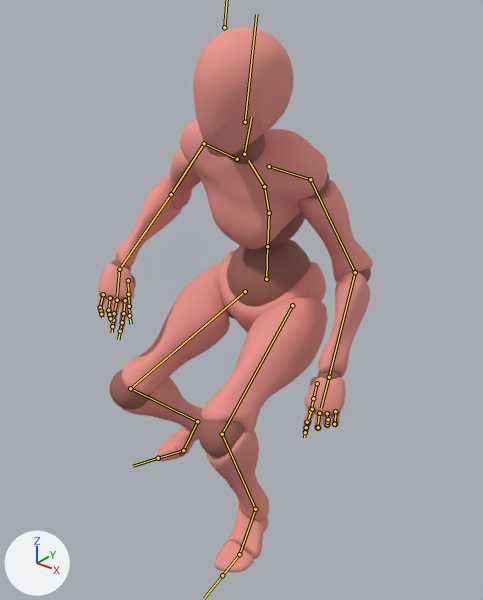
Two versions of the FBX model VR_Horror/Assets/Animations/X Bot@Getting Up.fbx, one commit apart.
Camera for both pictures: a 50 mm lens placed at (1.093, -1.402, 1.562), pointed at (0.1, -0.161, 0.793). Arrows for +X, +Y and +Z are at lower left; the lights stay in place. Both versions are drawn at frame 55 of the action 'mixamo.com'; the numbers are the values there. The bones that bend it are drawn over the model as lines.

In view in the first picture: 'Beta_Joints', 'Beta_Surface'.
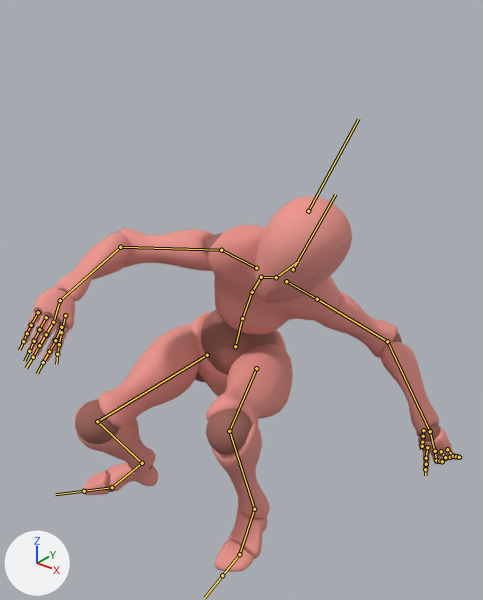
What differs and where, as boxes [x1, y1, x2, y2] in the pictures (483 x 600 px):
'Beta_Surface', posed (59% wider, 31% shorter)
    before: [97, 27, 373, 572]
    after: [22, 196, 461, 572]
'Beta_Joints', posed (59% wider, 24% shorter)
    before: [97, 134, 371, 548]
    after: [24, 232, 459, 547]
bone 'mixamorig:Hips', root to tip
    before: (266, 279) to (267, 245)
    after: (235, 346) to (242, 317)
bone 'mixamorig:Spine', root to tip
    before: (267, 246) to (269, 213)
    after: (242, 318) to (252, 292)
bone 'mixamorig:Spine1', root to tip
    before: (269, 213) to (264, 186)
    after: (252, 292) to (261, 277)
bone 'mixamorig:Spine2', root to tip
    before: (264, 186) to (248, 160)
    after: (261, 277) to (273, 277)
bone 'mixamorig:Neck', root to tip
    before: (244, 154) to (251, 117)
    after: (276, 277) to (298, 261)
bone 'mixamorig:Head', root to tip
    before: (245, 122) to (256, 14)
    after: (293, 269) to (335, 194)
bone 'mixamorig:RightShoulder', root to tip
    before: (237, 159) to (204, 143)
    after: (256, 268) to (221, 250)
bone 'mixamorig:RightArm', root to tip
    before: (204, 143) to (171, 194)
    after: (221, 250) to (120, 247)
bone 'mixamorig:RightForeArm', root to tip
    before: (171, 194) to (119, 269)
    after: (120, 247) to (60, 300)
bone 'mixamorig:RightHand', root to tip
    before: (119, 269) to (117, 296)
    after: (60, 300) to (54, 319)
bone 'mixamorig:RightHandThumb1', root to tip
    before: (128, 280) to (128, 294)
    after: (65, 315) to (61, 332)
bone 'mixamorig:RightHandThumb2', root to tip
    before: (128, 294) to (129, 306)
    after: (61, 332) to (59, 344)
bone 'mixamorig:RightHandRing2', root to tip
    before: (108, 310) to (109, 314)
    after: (39, 329) to (34, 341)
bone 'mixamorig:RightHandPinky2', root to tip
    before: (100, 307) to (101, 311)
    after: (31, 325) to (27, 333)
bone 'mixamorig:LeftShoulder', root to tip
    before: (269, 166) to (310, 179)
    after: (286, 281) to (317, 299)
bone 'mixamorig:LeftArm', root to tip
    before: (310, 179) to (355, 272)
    after: (317, 299) to (387, 341)
bone 'mixamorig:LeftForeArm', root to tip
    before: (355, 272) to (329, 377)
    after: (387, 341) to (430, 431)
bone 'mixamorig:LeftHand', root to tip
    before: (329, 377) to (321, 408)
    after: (430, 431) to (434, 448)
bone 'mixamorig:LeftHandThumb1', root to tip
    before: (317, 383) to (313, 398)
    after: (423, 430) to (423, 436)
bone 'mixamorig:LeftHandThumb2', root to tip
    before: (313, 398) to (310, 411)
    after: (423, 436) to (422, 442)
bone 'mixamorig:LeftHandIndex1', root to tip
    before: (312, 409) to (307, 422)
    after: (427, 447) to (426, 458)
bone 'mixamorig:LeftHandIndex2', root to tip
    before: (307, 422) to (306, 427)
    after: (426, 458) to (426, 464)
bone 'mixamorig:LeftHandMiddle1', root to tip
    before: (319, 413) to (317, 427)
    after: (435, 451) to (436, 460)
bone 'mixamorig:LeftHandMiddle2', root to tip
    before: (317, 427) to (318, 427)
    after: (436, 460) to (439, 461)
bone 'mixamorig:LeftHandRing1', root to tip
    before: (327, 413) to (327, 424)
    after: (441, 451) to (445, 457)
bone 'mixamorig:LeftHandRing2', root to tip
    before: (327, 424) to (327, 422)
    after: (445, 457) to (450, 457)
bone 'mixamorig:LeftHandPinky1', root to tip
    before: (335, 411) to (335, 423)
    after: (447, 449) to (453, 456)
bone 'mixamorig:LeftHandPinky2', root to tip
    before: (335, 423) to (335, 424)
    after: (453, 456) to (456, 456)
bone 'mixamorig:RightUpLeg', root to tip
    before: (245, 291) to (130, 388)
    after: (207, 355) to (97, 421)
bone 'mixamorig:RightLeg', root to tip
    before: (130, 388) to (197, 421)
    after: (97, 421) to (142, 463)
bone 'mixamorig:RightFoot', root to tip
    before: (197, 421) to (183, 450)
    after: (142, 463) to (112, 487)
bone 'mixamorig:RightToeBase', root to tip
    before: (183, 450) to (158, 458)
    after: (112, 487) to (84, 491)
bone 'mixamorig:LeftUpLeg', root to tip
    before: (292, 305) to (222, 434)
    after: (256, 368) to (229, 431)
bone 'mixamorig:LeftLeg', root to tip
    before: (222, 434) to (255, 509)
    after: (229, 431) to (254, 509)
bone 'mixamorig:LeftFoot', root to tip
    before: (255, 509) to (239, 554)
    after: (254, 509) to (239, 554)

What the commit changed:
Bone 'mixamorig:Hips' (bone_mixamorig_hips) moves from (3.8, -27.6, -4.5) to (-6.9, -53.3, -2.9).
Bone 'mixamorig:Hips' (bone_mixamorig_hips) turns from (-2, 6, -1) to (-9, 29, -15) degrees about its own x, y and z.
Bone 'mixamorig:Spine' (bone_mixamorig_spine) turns from (11, 1, -1) to (14, 1, -4) degrees about its own x, y and z.
Bone 'mixamorig:Spine1' (bone_mixamorig_spine1) turns from (22, 1, -2) to (27, 3, -6) degrees about its own x, y and z.
Bone 'mixamorig:Spine2' (bone_mixamorig_spine2) turns from (22, 1, -2) to (27, 2, -6) degrees about its own x, y and z.
Bone 'mixamorig:Neck' (bone_mixamorig_neck) turns from (-40, -7, -7) to (-34, -15, -2) degrees about its own x, y and z.
Bone 'mixamorig:Head' (bone_mixamorig_head) turns from (-7, -10, 10) to (-17, -22, 23) degrees about its own x, y and z.
Bone 'mixamorig:RightShoulder' (bone_mixamorig_rightshoulder) turns from (-5, -14, 0) to (-3, -4, -9) degrees about its own x, y and z.
Bone 'mixamorig:RightArm' (bone_mixamorig_rightarm) turns from (51, 39, -5) to (29, 52, 8) degrees about its own x, y and z.
Bone 'mixamorig:RightForeArm' (bone_mixamorig_rightforearm) turns from (-4, -2, -82) to (-16, 18, -80) degrees about its own x, y and z.
Bone 'mixamorig:RightHand' (bone_mixamorig_righthand) turns from (61, -61, -70) to (8, -50, -31) degrees about its own x, y and z.
Bone 'mixamorig:RightHandThumb1' (bone_mixamorig_righthandthumb1) turns from (16, 0, 20) to (12, -4, 14) degrees about its own x, y and z.
Bone 'mixamorig:RightHandThumb2' (bone_mixamorig_righthandthumb2) turns from (-28, 10, -8) to (-21, 7, 1) degrees about its own x, y and z.
Bone 'mixamorig:RightHandRing2' (bone_mixamorig_righthandring2) turns from (57, 3, -6) to (41, 2, -4) degrees about its own x, y and z.
Bone 'mixamorig:RightHandPinky2' (bone_mixamorig_righthandpinky2) turns from (56, 6, -11) to (40, 5, -8) degrees about its own x, y and z.
Bone 'mixamorig:LeftShoulder' (bone_mixamorig_leftshoulder) turns from (17, 4, 12) to (8, 2, 18) degrees about its own x, y and z.
Bone 'mixamorig:LeftArm' (bone_mixamorig_leftarm) turns from (32, -31, 14) to (5, -40, -14) degrees about its own x, y and z.
Bone 'mixamorig:LeftForeArm' (bone_mixamorig_leftforearm) turns from (2, 1, 52) to (-4, 10, 51) degrees about its own x, y and z.
Bone 'mixamorig:LeftHand' (bone_mixamorig_lefthand) turns from (2, 48, 1) to (87, 50, 53) degrees about its own x, y and z.
Bone 'mixamorig:LeftHandThumb1' (bone_mixamorig_lefthandthumb1) turns from (-14, -11, -25) to (-19, -6, -10) degrees about its own x, y and z.
Bone 'mixamorig:LeftHandThumb2' (bone_mixamorig_lefthandthumb2) turns from (-18, -6, 5) to (-8, 4, 1) degrees about its own x, y and z.
Bone 'mixamorig:LeftHandIndex1' (bone_mixamorig_lefthandindex1) turns from (10, -1, 5) to (-28, -1, 9) degrees about its own x, y and z.
Bone 'mixamorig:LeftHandIndex2' (bone_mixamorig_lefthandindex2) turns from (47, 0, -1) to (21, 1, 0) degrees about its own x, y and z.
Bone 'mixamorig:LeftHandMiddle1' (bone_mixamorig_lefthandmiddle1) turns from (8, 0, -6) to (-13, 0, -4) degrees about its own x, y and z.
Bone 'mixamorig:LeftHandMiddle2' (bone_mixamorig_lefthandmiddle2) turns from (78, -3, 4) to (45, -1, 3) degrees about its own x, y and z.
Bone 'mixamorig:LeftHandRing1' (bone_mixamorig_lefthandring1) turns from (27, 3, -10) to (2, 4, -15) degrees about its own x, y and z.
Bone 'mixamorig:LeftHandRing2' (bone_mixamorig_lefthandring2) turns from (74, -4, 5) to (39, -1, 4) degrees about its own x, y and z.
Bone 'mixamorig:LeftHandPinky1' (bone_mixamorig_lefthandpinky1) turns from (30, 3, -9) to (6, 6, -16) degrees about its own x, y and z.
Bone 'mixamorig:LeftHandPinky2' (bone_mixamorig_lefthandpinky2) turns from (55, -4, 7) to (28, -1, 6) degrees about its own x, y and z.
Bone 'mixamorig:RightUpLeg' (bone_mixamorig_rightupleg) turns from (49, 15, -21) to (73, 29, -13) degrees about its own x, y and z.
Bone 'mixamorig:RightLeg' (bone_mixamorig_rightleg) turns from (-96, 3, 0) to (-116, 4, 0) degrees about its own x, y and z.
Bone 'mixamorig:RightFoot' (bone_mixamorig_rightfoot) turns from (5, 24, 4) to (21, 39, -2) degrees about its own x, y and z.
Bone 'mixamorig:RightToeBase' (bone_mixamorig_righttoebase) turns from (16, 7, -1) to (-2, 3, -5) degrees about its own x, y and z.
Bone 'mixamorig:LeftUpLeg' (bone_mixamorig_leftupleg) turns from (61, -1, 3) to (98, 1, 22) degrees about its own x, y and z.
Bone 'mixamorig:LeftLeg' (bone_mixamorig_leftleg) turns from (-84, -3, 0) to (-117, -5, -4) degrees about its own x, y and z.
Bone 'mixamorig:LeftFoot' (bone_mixamorig_leftfoot) turns from (18, -2, 1) to (15, 10, -12) degrees about its own x, y and z.
